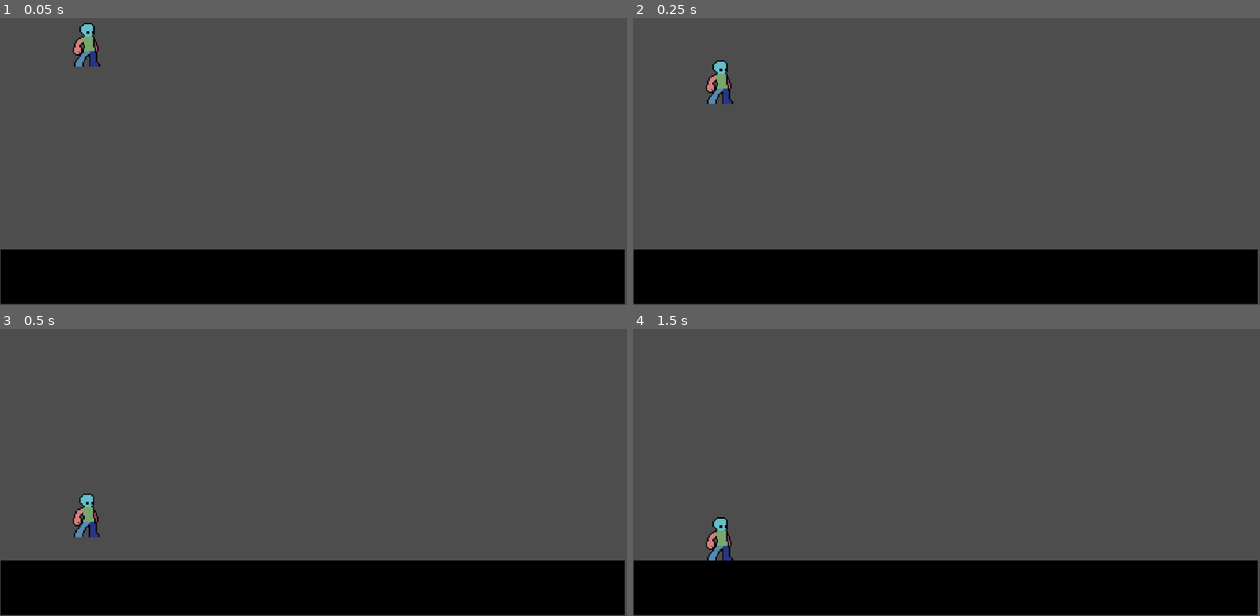
Above: before the commit, frames 1-4 (two rows, left to right).
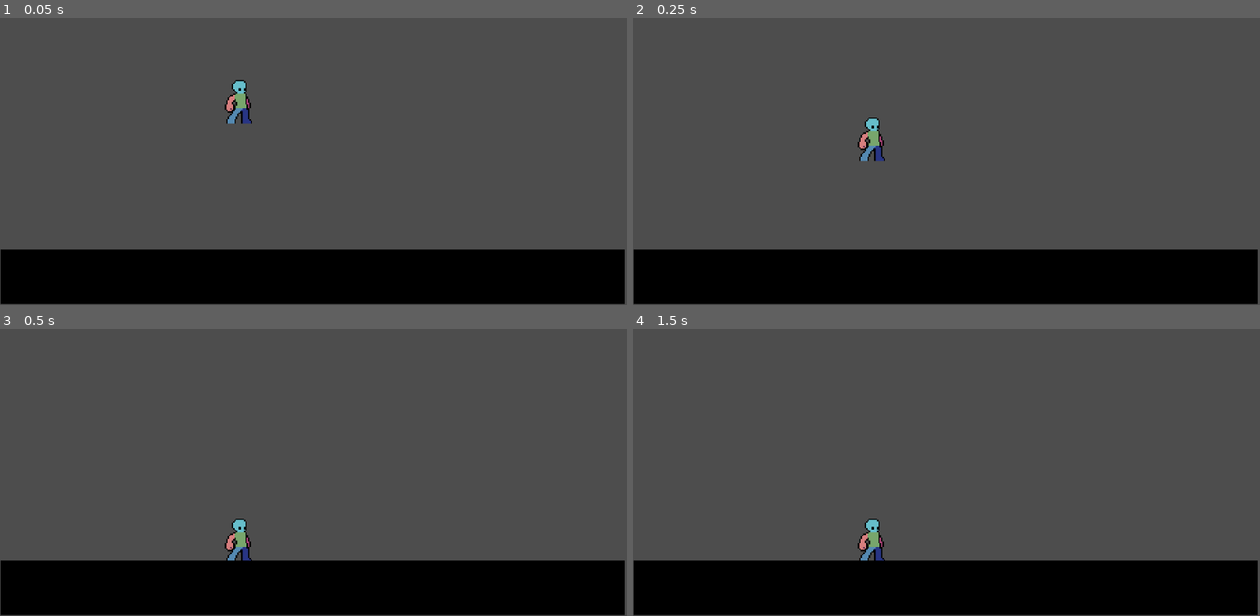
Above: after the commit, the same moments.

Repository: ShininDark/Spooderman
Game: Godot game, scene res://scenes/main.tscn
The game is run twice, just before and just after one commit, with the same random seed, the same clock (stepped at 60 frames per second) and the same inputs.
Inputs (mouse positions are in pixels of both pictures, inside the frame that each line leads up to):
- Up to frame 1 (0.05 s): no input
- Up to frame 2 (0.25 s): no input
- Up to frame 3 (0.5 s): no input
- Up to frame 4 (1.5 s): move the mouse to (1084, 423) at 0.52 s; click (1084, 423) at 0.6 s; tap Enter at 1.25 s; move the mouse to (821, 458) at 1.27 s; click (821, 458) at 1.35 s

The runs differ from the first frame. In frame 1, 0.9% of the frame differs, in the area x 11-41%, y 1-37%; in frame 2, 0.9%; in frame 3, 0.9%; in frame 4, 0.9%.

Commit message:
Rope logic using RayQuery

Diff:
--- a/project.godot
+++ b/project.godot
@@ -15,6 +15,14 @@
 config/features=PackedStringArray("4.4", "Forward Plus")
 config/icon="res://icon.svg"
 
+[input]
+
+click={
+"deadzone": 0.2,
+"events": [Object(InputEventMouseButton,"resource_local_to_scene":false,"resource_name":"","device":-1,"window_id":0,"alt_pressed":false,"shift_pressed":false,"ctrl_pressed":false,"meta_pressed":false,"button_mask":0,"position":Vector2(0, 0),"global_position":Vector2(0, 0),"factor":1.0,"button_index":1,"canceled":false,"pressed":false,"double_click":false,"script":null)
+]
+}
+
 [rendering]
 
 textures/canvas_textures/default_texture_filter=0
--- a/scenes/main.tscn
+++ b/scenes/main.tscn
@@ -5,10 +5,10 @@
 [sub_resource type="RectangleShape2D" id="RectangleShape2D_o5qli"]
 size = Vector2(457, 38)
 
-[node name="Node2D" type="Node2D"]
+[node name="Main" type="Node2D"]
 
 [node name="Player" parent="." instance=ExtResource("1_o5qli")]
-position = Vector2(0, 2)
+position = Vector2(178, 79)
 
 [node name="Camera2D" type="Camera2D" parent="."]
 position = Vector2(230, 129)
@@ -27,3 +27,9 @@
 offset_right = 458.0
 offset_bottom = 41.0
 color = Color(0, 0, 0, 1)
+
+[node name="RopeLine" type="Line2D" parent="."]
+position = Vector2(1, 17)
+width = 2.0
+
+[connection signal="ready" from="RopeLine" to="Player" method="_on_rope_line_ready"]
--- a/scenes/player.tscn
+++ b/scenes/player.tscn
@@ -112,14 +112,15 @@
 radius = 7.0
 
 [node name="Player" type="CharacterBody2D"]
+position = Vector2(1, 0)
 script = ExtResource("1_qhqgy")
 
 [node name="AnimatedSprite2D" type="AnimatedSprite2D" parent="."]
-position = Vector2(64, 64)
+position = Vector2(-2, 29)
 sprite_frames = SubResource("SpriteFrames_wqsd8")
 animation = &"idle"
-frame_progress = 0.779254
+frame_progress = 0.992325
 
 [node name="CollisionShape2D" type="CollisionShape2D" parent="."]
-position = Vector2(64, 65)
+position = Vector2(-2, 29)
 shape = SubResource("CapsuleShape2D_ugk0l")
--- a/scripts/player.gd
+++ b/scripts/player.gd
@@ -1,9 +1,46 @@
 extends CharacterBody2D
 
+var rope_active = false
+var rope_anchor = Vector2.ZERO
+var rope_length = 0
+
+@onready var rope_line: Line2D = get_node("/root/Main/RopeLine")
 
 func _physics_process(delta: float) -> void:
 	# Add the gravity.
 	if not is_on_floor():
 		velocity += get_gravity() * delta
 
+	if rope_active:
+		var to_anchor = rope_anchor - global_position
+		var distance = to_anchor.length()
+
+		if distance > rope_length:
+			var direction = to_anchor.normalized()
+			global_position = rope_anchor - direction * rope_length
+
+	if rope_active:
+		rope_line.points = [global_position, rope_anchor]
+	else:
+		rope_line.points = []
+
+	if Input.is_action_just_pressed("click"):
+		var mouse_position = get_global_mouse_position()
+		if not rope_active:
+			attach_rope(mouse_position)
+		else:
+			rope_active = false
+
 	move_and_slide()
+
+func attach_rope(target_position: Vector2) -> void:
+	var space = get_world_2d().direct_space_state #Access the 2d world
+	var query = PhysicsRayQueryParameters2D.create(global_position, target_position) #creating a raw from player to mouse position
+	query.exclude = [self] #to not hit player
+
+	var result = space.intersect_ray(query)
+
+	if result:
+		rope_anchor = result.position
+		rope_length = global_position.distance_to(rope_anchor)
+		rope_active = true
